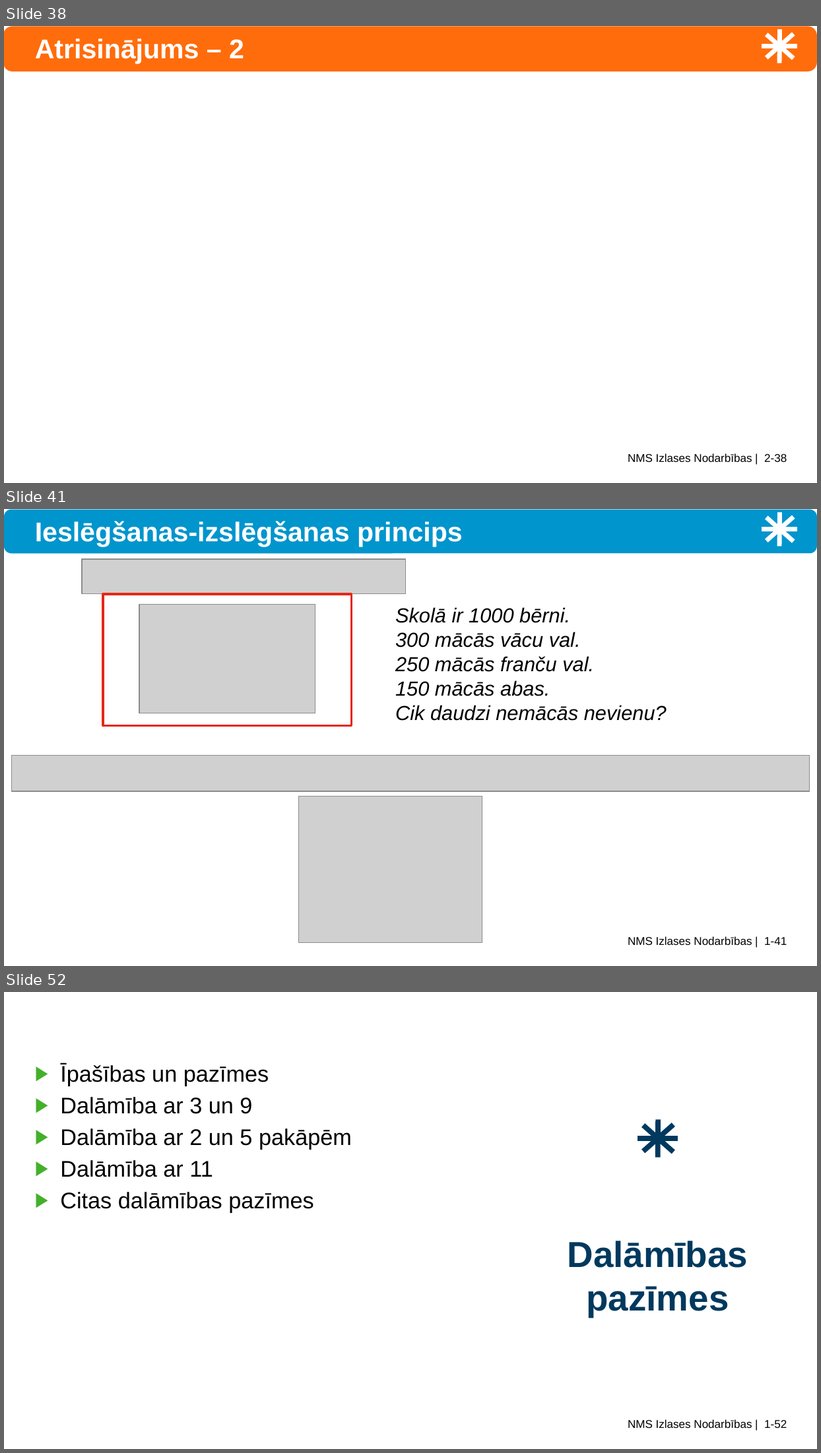
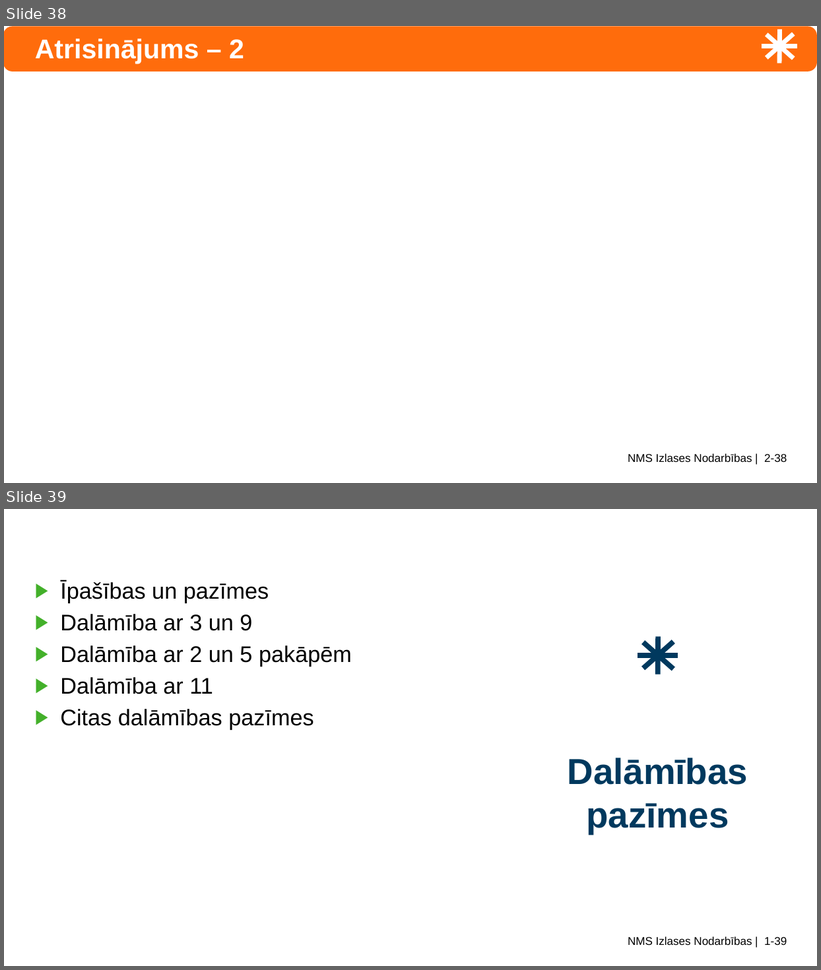
Before and after one commit to kapsitis/nms-courses, a slide deck: legacy-slides/ntjun02-modular-arithmetic.pptx. Shown one above the other, each under a label of ours: slides 38, 41 and 52 before the commit, slides 38 and 39 after it; the slides between them are not shown. The pictures are 821x1453 and 821x970 pixels, drawn with LibreOffice and Linux fonts; fonts in the diff are those of the drawing; grey boxes stand for pictures. Boxes give left, top, right and bottom in pixels: in the first picture for what was removed or moved away, otherwise in the second. Text is boxed around its words. In the diff, an @@ line names an element or a change of style, - is before the commit and + after.

```diff
--- a/legacy-slides/ntjun02-modular-arithmetic.pptx
+++ b/legacy-slides/ntjun02-modular-arithmetic.pptx
@@ slide 41 removed at (4,509,817,966), background #FFFFFF; not listed: 5 template elements that a slide beside it also shows @@
@@ rounded rectangle removed at (4,509,817,553) @@
@@ title removed at (35,521,463,547) @@
-Ieslēgšanas-izslēgšanas princips
@@ picture removed at (82,559,406,594) @@
@@ rectangle removed at (103,594,351,726) @@
@@ picture removed at (139,604,315,713) @@
@@ text removed at (395,607,667,721) @@
-Skolā ir 1000 bērni.
-300 mācās vācu val.
-250 mācās franču val.
-150 mācās abas.
-Cik daudzi nemācās nevienu?
@@ picture removed at (11,755,810,791) @@
@@ picture removed at (298,796,482,943) @@
@@ what was slide 52 is now slide 39 @@
@@ text at (628,937,787,945): text changed @@
-NMS Izlases Nodarbības | 1-52
+NMS Izlases Nodarbības | 1-39
```
Also in this commit, not shown: 14 slides changed, 12 other slides removed, 13 other files.
